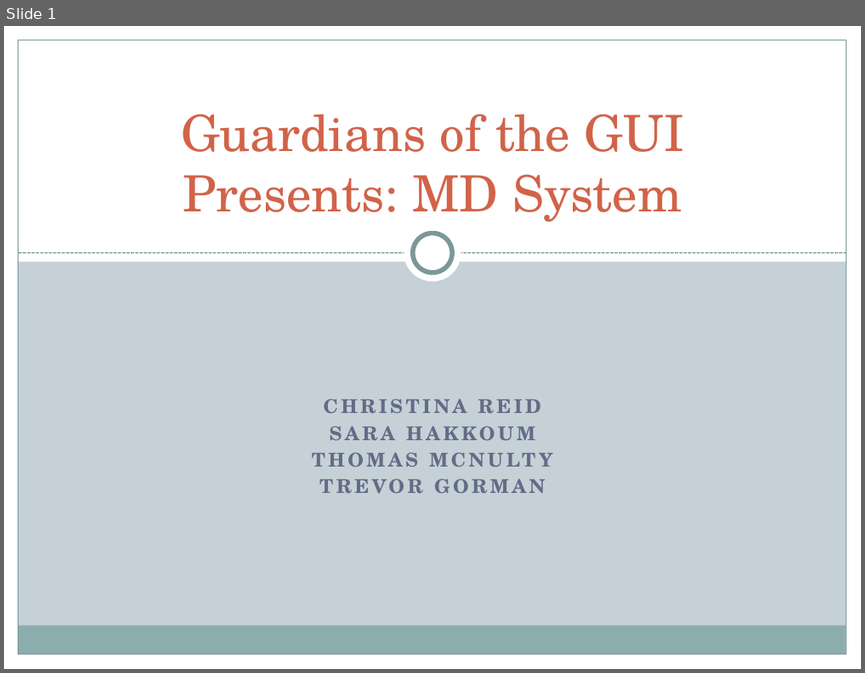
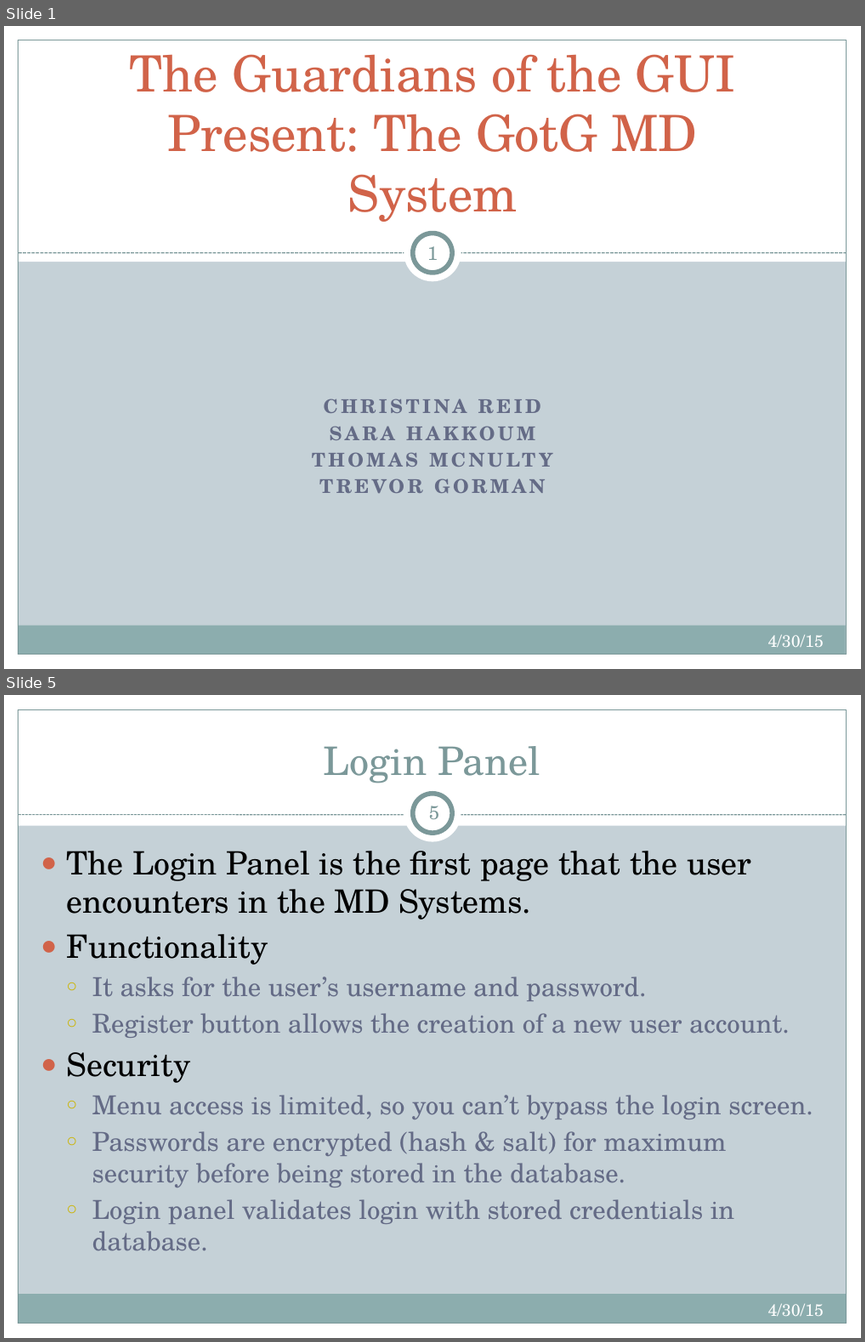
Before and after one commit to tmcnulty14/guardians-md, a slide deck: Guardians of the GUI MD System Presentation.pptx. Shown one above the other, each under a label of ours: slide 1 before the commit, slides 1 and 5 after it; the slides between them are not shown. The pictures are 865x673 and 865x1342 pixels, drawn with LibreOffice and Linux fonts; fonts in the diff are those of the drawing. Boxes give left, top, right and bottom in pixels: in the first picture for what was removed or moved away, otherwise in the second. Text is boxed around its words. In the diff, an @@ line names an element or a change of style, - is before the commit and + after.

```diff
--- a/Guardians of the GUI MD System Presentation.pptx
+++ b/Guardians of the GUI MD System Presentation.pptx
@@ slide 5 added at (4, 695, 861, 1338), background #C5D1D7; not listed: 5 template elements that a slide beside it also shows @@
@@ rectangle added at (4, 695, 861, 825), fill #FFFFFF @@
@@ title added at (324, 746, 540, 783), 33 pt, text #7C999A @@
+Login Panel
@@ ellipse added at (404, 785, 461, 842), fill #FFFFFF @@
@@ ellipse added at (413, 794, 452, 833), fill #FFFFFF, outline #7C999A 4 pt @@
@@ line added from (18, 815) to (846, 815), #7C999A 0.75 pt dashed @@
@@ page number added at (429, 805, 439, 819), 16 pt, text #7C999A @@
+5
@@ text added at (66, 851, 813, 1251), 22 pt, text #646B86 @@
+● The Login Panel is the first page that the user encounters in the MD Systems.
+● Functionality
+  ○ It asks for the user’s username and password.
+  ○ Register button allows the creation of a new user account.
+● Security
+  ○ Menu access is limited, so you can’t bypass the login screen.
+  ○ Passwords are encrypted (hash & salt) for maximum security before being stored in the database.
+  ○ Login panel validates login with stored credentials in database.
@@ text added at (768, 1303, 823, 1315), 14 pt, text #FFFFFF @@
+4/30/15
@@ slide 1 changed as well @@
@@ title at (130, 54, 736, 222): text changed @@
-Guardians of the GUI
-Presents: MD System
+The Guardians of the GUI Present: The GotG MD System
@@ page number added at (427, 246, 438, 260), 16 pt, text #7C999A @@
+1
@@ text added at (768, 634, 823, 646), 14 pt, text #FFFFFF @@
+4/30/15
```
Also in this commit, not shown: 7 other slides changed, 18 other slides added, 1 other file.
